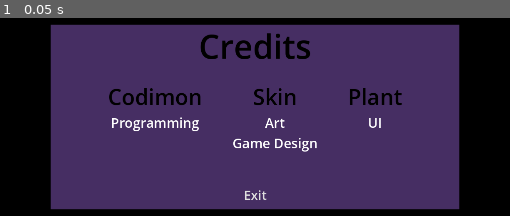
Above: before the commit, frame 1.
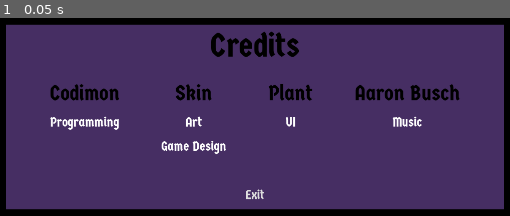
Above: after the commit, the same moment.

Repository: 100-Devs-1-Game/BabyBatClimber
Game: Godot game, scene res://menus/credits.tscn
The game is run twice, just before and just after one commit, with the same random seed, the same clock (stepped at 60 frames per second) and the same inputs. This scene is started directly instead of the project's main scene.
Inputs:
- Up to frame 1 (0.05 s): no input

The runs differ from the first frame. In frame 1, 23% of the frame differs, in the area x 1-99%, y 3-97%.

Commit message:
Update credits.tscn

Diff:
--- a/src/menus/credits.tscn
+++ b/src/menus/credits.tscn
@@ -1,6 +1,11 @@
-[gd_scene load_steps=5 format=3 uid="uid://bdi57aa2pbvc2"]
+[gd_scene load_steps=7 format=3 uid="uid://bdi57aa2pbvc2"]
 
 [ext_resource type="Script" uid="uid://csd27f1crj6xb" path="res://menus/credits.gd" id="1_nm7lk"]
+[ext_resource type="FontFile" uid="uid://coqsuny1nbohq" path="res://assets_external/font/Germania_One/GermaniaOne-Regular.ttf" id="2_jkw7x"]
+
+[sub_resource type="Theme" id="Theme_5jbn1"]
+Label/font_sizes/font_size = 32
+Label/fonts/font = ExtResource("2_jkw7x")
 
 [sub_resource type="StyleBoxFlat" id="StyleBoxFlat_t5rx0"]
 bg_color = Color(0.27451, 0.180392, 0.388235, 1)
@@ -32,12 +37,13 @@
 anchor_top = 0.5
 anchor_right = 0.5
 anchor_bottom = 0.5
-offset_left = -494.0
+offset_left = -600.0
 offset_top = -225.0
-offset_right = 494.0
+offset_right = 600.0
 offset_bottom = 225.0
 grow_horizontal = 2
 grow_vertical = 2
+theme = SubResource("Theme_5jbn1")
 theme_override_styles/panel = SubResource("StyleBoxFlat_t5rx0")
 
 [node name="Exit" type="Button" parent="Panel"]
@@ -54,6 +60,7 @@
 grow_horizontal = 2
 grow_vertical = 0
 focus_mode = 0
+theme_override_fonts/font = ExtResource("2_jkw7x")
 theme_override_font_sizes/font_size = 31
 theme_override_styles/hover = SubResource("StyleBoxFlat_nm7lk")
 theme_override_styles/pressed = SubResource("StyleBoxEmpty_c1t8d")
@@ -88,11 +95,12 @@
 offset_bottom = 85.0
 grow_horizontal = 2
 grow_vertical = 2
-theme_override_constants/separation = 73
+theme_override_constants/separation = 100
 alignment = 1
 
 [node name="VBoxContainer" type="VBoxContainer" parent="Panel/VBoxContainer"]
 layout_mode = 2
+theme_override_constants/separation = 20
 
 [node name="Cod" type="Label" parent="Panel/VBoxContainer/VBoxContainer"]
 layout_mode = 2
@@ -110,6 +118,7 @@
 
 [node name="VBoxContainer2" type="VBoxContainer" parent="Panel/VBoxContainer"]
 layout_mode = 2
+theme_override_constants/separation = 20
 
 [node name="Skin" type="Label" parent="Panel/VBoxContainer/VBoxContainer2"]
 layout_mode = 2
@@ -134,6 +143,7 @@
 
 [node name="VBoxContainer3" type="VBoxContainer" parent="Panel/VBoxContainer"]
 layout_mode = 2
+theme_override_constants/separation = 20
 
 [node name="Plant" type="Label" parent="Panel/VBoxContainer/VBoxContainer3"]
 layout_mode = 2
@@ -148,3 +158,22 @@
 text = "UI"
 horizontal_alignment = 1
 vertical_alignment = 1
+
+[node name="VBoxContainer4" type="VBoxContainer" parent="Panel/VBoxContainer"]
+layout_mode = 2
+theme_override_constants/separation = 20
+
+[node name="Plant" type="Label" parent="Panel/VBoxContainer/VBoxContainer4"]
+layout_mode = 2
+theme_override_colors/font_color = Color(0, 0, 0, 1)
+theme_override_font_sizes/font_size = 52
+text = "Aaron Busch"
+horizontal_alignment = 1
+
+[node name="Item" type="Label" parent="Panel/VBoxContainer/VBoxContainer4"]
+layout_mode = 2
+theme_override_font_sizes/font_size = 32
+text = "Music
+"
+horizontal_alignment = 1
+vertical_alignment = 1
